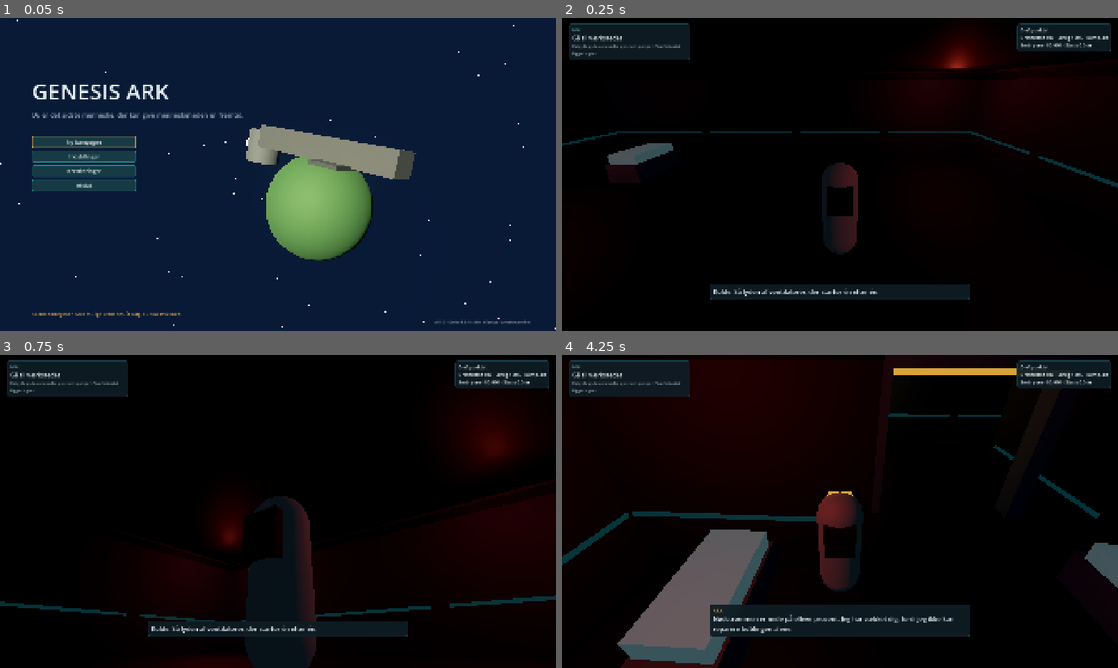
Above: before the commit, frames 1-4 (two rows, left to right).
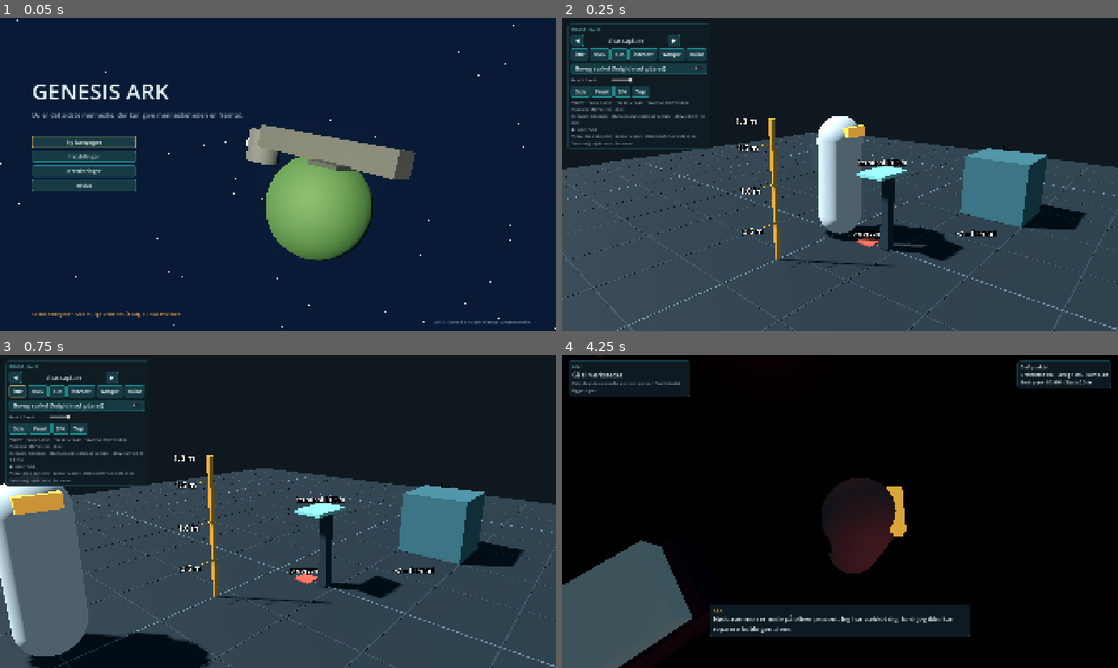
Above: after the commit, the same moments.

Repository: sebastianlistfeirup/GENESISARK
Game: Godot game, scene res://scenes/tests/scene_smoke.tscn
Same seed, same stepped clock (60 frames per second), same inputs: the game is played once before the commit and once after it. This scene is started directly instead of the project's main scene.
Inputs (mouse positions are in pixels of both pictures, inside the frame that each line leads up to):
- Up to frame 1 (0.05 s): no input
- Up to frame 2 (0.25 s): no input
- Up to frame 3 (0.75 s): click (16, 392) at 0.5 s, where only the run after the commit has a clickable "idle"
- Up to frame 4 (4.25 s): tap Enter (build_confirm) at 1.25, 3.6 s; move the mouse to (867, 511) at 1.27 s; hold E (interact) 1.28-2.03 s; hold W (move_forward) from 1.28 s (still down); click (867, 511) at 1.42 s; move the mouse to (812, 511) at 2.02 s; tap Space (ascend) at 2.1 s; click (812, 511) at 2.17 s; tap E (interact) at 2.3, 3.8 s; move the mouse to (851, 505) at 2.77 s; hold E (interact) 2.78-3.53 s; tap F (autopilot) at 2.85 s; click (851, 505) at 2.92 s; move the mouse to (834, 517) at 3.52 s; click (834, 517) at 3.67 s

Frame 1 is identical in both runs. In frame 2, 95% of the frame differs, in the area x 0-100%, y 0-100%; in frame 3, 94%; in frame 4, 21%.

Commit message:
RigLab: character rig test scene (GA-14 prep)
- scenes/tests/RigLab.tscn: 1 m grid, 1 m cube, 1.8 m pole, terminal at 1.05 m, sample point, -Z forward marker
- Cycles all char.* slots and every animation_map state; in place or on a 6 m circle at a chosen speed to expose foot sliding; side/front/3-4/top views
- RigLab.audit(slot): height range per slot (catches cm/m imports), feet on y=0, AnimationPlayer present, mapped clips missing; used by smoke (riglab_audit_all_slots, riglab_runs)
- AppFlow scene key 'riglab' for DebugCapture

Co-Authored-By: Claude Opus 5.5 <noreply@anthropic.com>
Claude-Session: https://claude.ai/code/session_017YcnHpJixbeShoYSSbACge

Diff:
--- a/evidence/scene_smoke.json
+++ b/evidence/scene_smoke.json
@@ -18,6 +18,16 @@
     {
       "detail": "",
       "name": "audio_layer_set",
+      "ok": true
+    },
+    {
+      "detail": "[]",
+      "name": "riglab_audit_all_slots",
+      "ok": true
+    },
+    {
+      "detail": "moved=0.36",
+      "name": "riglab_runs",
       "ok": true
     },
     {
@@ -51,7 +61,7 @@
       "ok": true
     },
     {
-      "detail": "I_power_coupling:<Area3D#184197059761>",
+      "detail": "I_power_coupling:<Area3D#193474860270>",
       "name": "prompt_targets_coupling",
       "ok": true
     },
@@ -164,5 +174,5 @@
   "engine_version": "4.5.1-stable (official)",
   "failures": [],
   "status": "PASS",
-  "timestamp": "2026-10-18T07:58:04"
+  "timestamp": "2026-10-18T08:01:28"
 }
--- /dev/null
+++ b/scenes/tests/RigLab.tscn
@@ -0,0 +1,6 @@
+[gd_scene load_steps=2 format=3]
+
+[ext_resource type="Script" path="res://scripts/runtime/visual/rig_lab.gd" id="1"]
+
+[node name="RigLab" type="Node3D"]
+script = ExtResource("1")
--- a/scripts/autoload/app_flow.gd
+++ b/scripts/autoload/app_flow.gd
@@ -11,6 +11,7 @@
 	"surface": "res://scenes/surface/surface.tscn",
 	"colony": "res://scenes/colony/colony.tscn",
 	"ending": "res://scenes/story/ending.tscn",
+	"riglab": "res://scenes/tests/RigLab.tscn",  # developer tool (GA-14)
 }
 
 var current_key := ""
--- /dev/null
+++ b/scripts/runtime/visual/rig_lab.gd
@@ -0,0 +1,322 @@
+class_name RigLab
+extends Node3D
+## DEVELOPER TOOL (GA-14 prep, bible p.24-25). Inspect any char.* VisualSlot
+## against fixed references before it goes into the game:
+##   - 1 m floor grid, 1 m cube, 1.8 m height pole, terminal at 1.05 m, sample point
+##   - every state in data/art/animation_map.json (idle/walk/run/interact/sample/build)
+##   - in place or on a 6 m circle at a chosen speed, so foot sliding shows against the grid
+##   - audit(): scale, feet on y=0, AnimationPlayer, missing clips -> also used by the smoke test
+## Open: F6 on scenes/tests/RigLab.tscn, or
+##   godot --path . -- --capture=evidence/shots/riglab.png --scene=riglab --action=audit
+## Dev-only text, not localized (like DebugCapture).
+
+const SLOTS := ["char.captain", "char.citizen_adult", "char.citizen_child", "char.robot_worker", "char.robot_drone",
+	"char.ark_ai_hologram"]
+const STATES := ["idle", "walk", "run", "interact", "sample", "build"]
+## Plausible standing height (m) per slot: catches cm/m import mistakes (x100) and wrong rigs.
+const HEIGHT := {"char.captain": [1.6, 2.0], "char.citizen_adult": [1.5, 1.95], "char.citizen_child": [0.9, 1.45],
+	"char.robot_worker": [1.0, 2.2], "char.robot_drone": [0.2, 1.2], "char.ark_ai_hologram": [0.8, 2.4]}
+const TERMINAL_HEIGHT := 1.05
+const CIRCLE_R := 3.0
+
+var slot_index := 0
+var state := "idle"
+var speed := 1.5
+var moving := false
+
+var _pivot: Node3D
+var _slot: VisualSlot
+var _anim: CharacterAnimator
+var _angle := 0.0
+var _cam: Camera3D
+var _yaw := 2.3  # 3/4 front: the character faces -Z
+var _pitch := -0.25
+var _dist := 5.5
+var _report: Label
+var _title: Label
+var _state_box: HBoxContainer
+var _drag := false
+
+
+func _ready() -> void:
+	Input.mouse_mode = Input.MOUSE_MODE_VISIBLE
+	_build_world()
+	_build_ui()
+	_load_slot()
+
+
+# ---------------------------------------------------------------- audit (headless-safe)
+
+## Measures a slot without needing a scene tree. Returns issues in plain words.
+static func audit(slot_id: String) -> Dictionary:
+	var vs := VisualSlot.make(slot_id)
+	vs.rebuild()
+	var box := _aabb(vs, Transform3D.IDENTITY)
+	var player := CharacterAnimator._find_player(vs)
+	var map: Variant = DictUtil.load_json("res://data/art/animation_map.json")
+	var cfg: Dictionary = DictUtil.get_dict(map if map is Dictionary else {}, slot_id)
+	var clips: Array = Array(player.get_animation_list()) if player else []
+	var missing: Array = []
+	for st: String in STATES:
+		if cfg.has(st):
+			var clip := str(DictUtil.get_dict(cfg, st).get("clip", ""))
+			if player and not player.has_animation(clip):
+				missing.append("%s→%s" % [st, clip])
+	var issues: Array = []
+	var h := box.size.y
+	var lim: Array = HEIGHT.get(slot_id, [0.1, 10.0])
+	if h < float(lim[0]) or h > float(lim[1]):
+		issues.append("højde %.2f m uden for %.2f–%.2f (skala/enheder? sæt 'scale' i asset_slots.json)" % [h, lim[0], lim[1]])
+	if absf(box.position.y) > 0.05 and slot_id != "char.robot_drone":
+		issues.append("fødder står %.2f m fra y=0 (sæt 'offset' i asset_slots.json)" % box.position.y)
+	if vs.using_asset and player == null:
+		issues.append("importeret model uden AnimationPlayer")
+	if not missing.is_empty():
+		issues.append("mangler clips: " + ", ".join(missing))
+	var out := {"slot": slot_id, "asset": vs.using_asset, "height_m": snappedf(h, 0.01), "feet_y": snappedf(box.position.y, 0.01),
+		"footprint_m": [snappedf(box.size.x, 0.01), snappedf(box.size.z, 0.01)], "animation_player": player != null,
+		"clips": clips, "mapped_states": cfg.keys().filter(func(k: Variant) -> bool: return str(k) in STATES),
+		"missing_clips": missing, "issues": issues, "ok": issues.is_empty()}
+	vs.free()
+	return out
+
+
+static func _aabb(n: Node, xf: Transform3D) -> AABB:
+	var out := AABB()
+	var first := true
+	var here := xf * (n as Node3D).transform if n is Node3D else xf
+	if n is VisualInstance3D:
+		var b: AABB = here * (n as VisualInstance3D).get_aabb()
+		out = b
+		first = false
+	for c: Node in n.get_children():
+		var cb := _aabb(c, here)
+		if cb.size == Vector3.ZERO:
+			continue
+		out = cb if first else out.merge(cb)
+		first = false
+	return out
+
+
+# ---------------------------------------------------------------- world
+
+func _build_world() -> void:
+	var env := WorldEnvironment.new()
+	var e := Environment.new()
+	e.background_mode = Environment.BG_COLOR
+	e.background_color = Color("#141b21")
+	e.ambient_light_source = Environment.AMBIENT_SOURCE_COLOR
+	e.ambient_light_color = Color("#8aa0ad")
+	e.ambient_light_energy = 0.6
+	env.environment = e
+	add_child(env)
+	var sun := DirectionalLight3D.new()
+	sun.rotation_degrees = Vector3(-50, 35, 0)
+	sun.shadow_enabled = true
+	add_child(sun)
+	var floor := MeshInstance3D.new()
+	var pm := PlaneMesh.new()
+	pm.size = Vector2(16, 16)
+	floor.mesh = pm
+	floor.material_override = AssetSlots.material("#26323a")
+	add_child(floor)
+	for i: int in range(-8, 9):  # 1 m grid, every 5th line brighter
+		var c := "#5c7480" if i % 5 == 0 else "#36454e"
+		_box(Vector3(16, 0.004, 0.015), Vector3(0, 0.002, i), c)
+		_box(Vector3(0.015, 0.004, 16), Vector3(i, 0.002, 0), c)
+	_box(Vector3.ONE, Vector3(-2.5, 0.5, -1.5), "#3f6e78", "1 m")
+	_box(Vector3(0.05, 1.8, 0.05), Vector3(1.2, 0.9, 0), "#e8a33d")
+	for k: int in range(1, 4):
+		var y := k * 0.5
+		_box(Vector3(0.2, 0.01, 0.01), Vector3(1.3, y, 0), "#e8a33d")
+		_label("%.1f m" % y, Vector3(1.55, y, 0), 28)
+	_label("1.8 m", Vector3(1.55, 1.8, 0), 28)
+	# Interaction references: terminal panel at hand height, sample point on the ground ahead (-Z = forward).
+	_box(Vector3(0.6, 0.04, 0.4), Vector3(0, TERMINAL_HEIGHT, -0.75), "#7fd6d0", "terminal %.2f m" % TERMINAL_HEIGHT)
+	_box(Vector3(0.12, TERMINAL_HEIGHT, 0.12), Vector3(0, TERMINAL_HEIGHT * 0.5, -0.85), "#2d3b44")
+	_box(Vector3(0.25, 0.02, 0.25), Vector3(0, 0.01, -0.55), "#d25b4c", "prøvepunkt")
+	_label("−Z = fremad", Vector3(-1.2, 0.05, -1.6), 32)
+	_pivot = Node3D.new()
+	add_child(_pivot)
+	_cam = Camera3D.new()
+	_cam.fov = 45
+	add_child(_cam)
+	_place_cam()
+
+
+func _box(size: Vector3, pos: Vector3, hex: String, text: String = "") -> void:
+	var m := MeshInstance3D.new()
+	var bm := BoxMesh.new()
+	bm.size = size
+	m.mesh = bm
+	m.position = pos
+	m.material_override = AssetSlots.material(hex)
+	add_child(m)
+	if not text.is_empty():
+		_label(text, pos + Vector3(0, size.y * 0.5 + 0.12, 0), 26)
+
+
+func _label(text: String, pos: Vector3, size: int) -> void:
+	var l := Label3D.new()
+	l.text = text
+	l.font_size = size
+	l.pixel_size = 0.0032
+	l.billboard = BaseMaterial3D.BILLBOARD_ENABLED
+	l.position = pos
+	add_child(l)
+
+
+# ---------------------------------------------------------------- UI
+
+func _build_ui() -> void:
+	var layer := CanvasLayer.new()
+	add_child(layer)
+	var p := UiKit.panel(Vector2(430, 0))
+	p.position = Vector2(20, 20)
+	p.theme = UiKit.theme()
+	layer.add_child(p)
+	var v := UiKit.vbox(8)
+	p.add_child(v)
+	v.add_child(UiKit.label("RIGLAB · GA-14", 14, UiKit.PETROL.lightened(0.3)))
+	var row := UiKit.hbox(6)
+	row.add_child(UiKit.button("◀", func() -> void: _cycle(-1)))
+	_title = UiKit.label("", 20)
+	_title.custom_minimum_size = Vector2(280, 0)
+	_title.horizontal_alignment = HORIZONTAL_ALIGNMENT_CENTER
+	row.add_child(_title)
+	row.add_child(UiKit.button("▶", func() -> void: _cycle(1)))
+	v.add_child(row)
+	_state_box = UiKit.hbox(4)
+	v.add_child(_state_box)
+	for st: String in STATES:
+		_state_box.add_child(UiKit.button(st, func() -> void: _set_state(st)))
+	var mv := CheckButton.new()
+	mv.text = "Bevæg i cirkel (fodglid mod gitteret)"
+	mv.toggled.connect(func(on: bool) -> void: moving = on)
+	v.add_child(mv)
+	var sp := UiKit.hbox(8)
+	var spl := UiKit.label("Fart %.1f m/s" % speed, 15)
+	spl.custom_minimum_size = Vector2(130, 0)
+	sp.add_child(spl)
+	var s := HSlider.new()
+	s.min_value = 0.0
+	s.max_value = 6.0
+	s.step = 0.1
+	s.value = speed
+	s.custom_minimum_size = Vector2(250, 24)
+	s.value_changed.connect(func(x: float) -> void:
+		speed = x
+		spl.text = "Fart %.1f m/s" % x)
+	sp.add_child(s)
+	v.add_child(sp)
+	var views := UiKit.hbox(4)
+	for vw: Array in [["Side", 1.5708, -0.1], ["Front", 3.1416, -0.1], ["3/4", 2.3, -0.25], ["Top", 0.0, -1.45]]:
+		views.add_child(UiKit.button(str(vw[0]), func() -> void:
+			_yaw = float(vw[1])
+			_pitch = float(vw[2])
+			_place_cam()))
+	v.add_child(views)
+	_report = UiKit.label("", 14, UiKit.MUTED, true)
+	_report.custom_minimum_size = Vector2(410, 0)
+	v.add_child(_report)
+	v.add_child(UiKit.label("Træk = drej · hjul = zoom · Esc = menu", 12, UiKit.MUTED))
+
+
+func _cycle(d: int) -> void:
+	slot_index = posmod(slot_index + d, SLOTS.size())
+	_load_slot()
+
+
+func _set_state(st: String) -> void:
+	state = st
+	if st == "walk" or st == "run":
+		var ref := DictUtil.get_float(DictUtil.get_dict(_anim.cfg, st), "speed_ref", 1.5 if st == "walk" else 4.5) if _anim else 1.5
+		speed = ref
+	_refresh_report()
+
+
+func _load_slot() -> void:
+	if _slot:
+		_slot.queue_free()
+	var id: String = SLOTS[slot_index]
+	_slot = VisualSlot.make(id)
+	_pivot.add_child(_slot)
+	_anim = CharacterAnimator.for_slot(_slot)
+	_title.text = id
+	_angle = 0.0
+	_pivot.position = Vector3.ZERO
+	_pivot.rotation = Vector3.ZERO
+	_refresh_report()
+
+
+func _refresh_report() -> void:
+	var a := audit(SLOTS[slot_index])
+	var lines: Array = [
+		"%s · højde %.2f m · fødder y=%.2f · fodaftryk %.2f×%.2f m" % ["ASSET" if a["asset"] else "PROXY", a["height_m"], a["feet_y"],
+			a["footprint_m"][0], a["footprint_m"][1]],
+		"AnimationPlayer: %s · clips: %s" % ["ja" if a["animation_player"] else "nej", ", ".join(a["clips"]) if not a["clips"].is_empty() else "—"],
+		"Kortlagte tilstande: %s · aktiv: %s @ %.1f m/s" % [", ".join(a["mapped_states"]), state, speed],
+	]
+	if a["issues"].is_empty():
+		lines.append("● Ingen fund")
+	for i: String in a["issues"]:
+		lines.append("▲ " + i)
+	if not a["animation_player"]:
+		lines.append("Proxy: map en scene i data/art/asset_slots.json for at teste clips.")
+	_report.text = "\n".join(lines)
+
+
+# ---------------------------------------------------------------- loop
+
+func _process(delta: float) -> void:
+	var cur := speed if state in ["walk", "run"] else 0.0
+	if moving and cur > 0.0:
+		_angle += cur / CIRCLE_R * delta
+		_pivot.position = Vector3(cos(_angle), 0, sin(_angle)) * CIRCLE_R
+		_pivot.rotation.y = -_angle  # tangent of the circle, facing -Z locally
+	elif not moving:
+		_pivot.position = Vector3.ZERO
+	if _anim:
+		_anim.update(state, cur)
+
+
+func _unhandled_input(event: InputEvent) -> void:
+	if event is InputEventMouseButton:
+		var mb := event as InputEventMouseButton
+		if mb.button_index == MOUSE_BUTTON_LEFT:
+			_drag = mb.pressed
+		elif mb.pressed and mb.button_index == MOUSE_BUTTON_WHEEL_UP:
+			_dist = maxf(1.5, _dist - 0.4)
+		elif mb.pressed and mb.button_index == MOUSE_BUTTON_WHEEL_DOWN:
+			_dist = minf(14.0, _dist + 0.4)
+		_place_cam()
+	elif event is InputEventMouseMotion and _drag:
+		_yaw -= (event as InputEventMouseMotion).relative.x * 0.008
+		_pitch = clampf(_pitch - (event as InputEventMouseMotion).relative.y * 0.008, -1.5, 0.3)
+		_place_cam()
+	elif event.is_action_pressed("pause"):
+		AppFlow.goto("menu")
+
+
+func _place_cam() -> void:
+	if _cam == null:
+		return
+	var focus := Vector3(0, 0.9, 0)
+	_cam.position = focus + Basis.from_euler(Vector3(_pitch, _yaw, 0)) * Vector3(0, 0, _dist)
+	_cam.look_at(focus)
+
+
+## Evidence captures (DebugCapture --action=audit|side|<slot index>).
+func debug_action(action: String) -> void:
+	match action:
+		"side":
+			_yaw = 1.5708
+			_pitch = -0.1
+			_place_cam()
+		"walk":
+			moving = true
+			_set_state("walk")
+		_:
+			if action.is_valid_int():
+				slot_index = int(action)
+				_load_slot()
--- a/tests/scene_smoke.gd
+++ b/tests/scene_smoke.gd
@@ -82,6 +82,27 @@
 	AudioService.set_layer("amb_embryo_bank")
 	check("audio_layer_set", AudioService.layer_slot() == "amb_embryo_bank")
 	AudioService.set_layer("")
+
+	# RigLab (GA-14 prep): every character slot audits clean and the lab scene runs all states.
+	var rig_bad: Array = []
+	for sid: String in RigLab.SLOTS:
+		var au := RigLab.audit(sid)
+		if not au["ok"]:
+			rig_bad.append("%s: %s" % [sid, au["issues"]])
+	check("riglab_audit_all_slots", rig_bad.is_empty(), str(rig_bad))
+	var lab: RigLab = await load_scene("res://scenes/tests/RigLab.tscn")
+	lab.moving = true
+	var lab_moved := 0.0
+	for st: String in RigLab.STATES:
+		lab._set_state(st)
+		var p0: Vector3 = lab._pivot.position
+		await frames(5)
+		if st == "run":
+			lab_moved = p0.distance_to(lab._pivot.position)
+	lab._cycle(1)
+	await frames(3)
+	check("riglab_runs", lab_moved > 0.05 and lab.slot_index == 1, "moved=%.2f" % lab_moved)
+	await unload(lab)
 
 	# Language switch mid-campaign: content reloads translated, the domain state is untouched.
 	DebugFixtures.prepare("fresh")
Binary file added: evidence/shots/riglab.png
Not shown, added: scripts/runtime/visual/rig_lab.gd.uid
